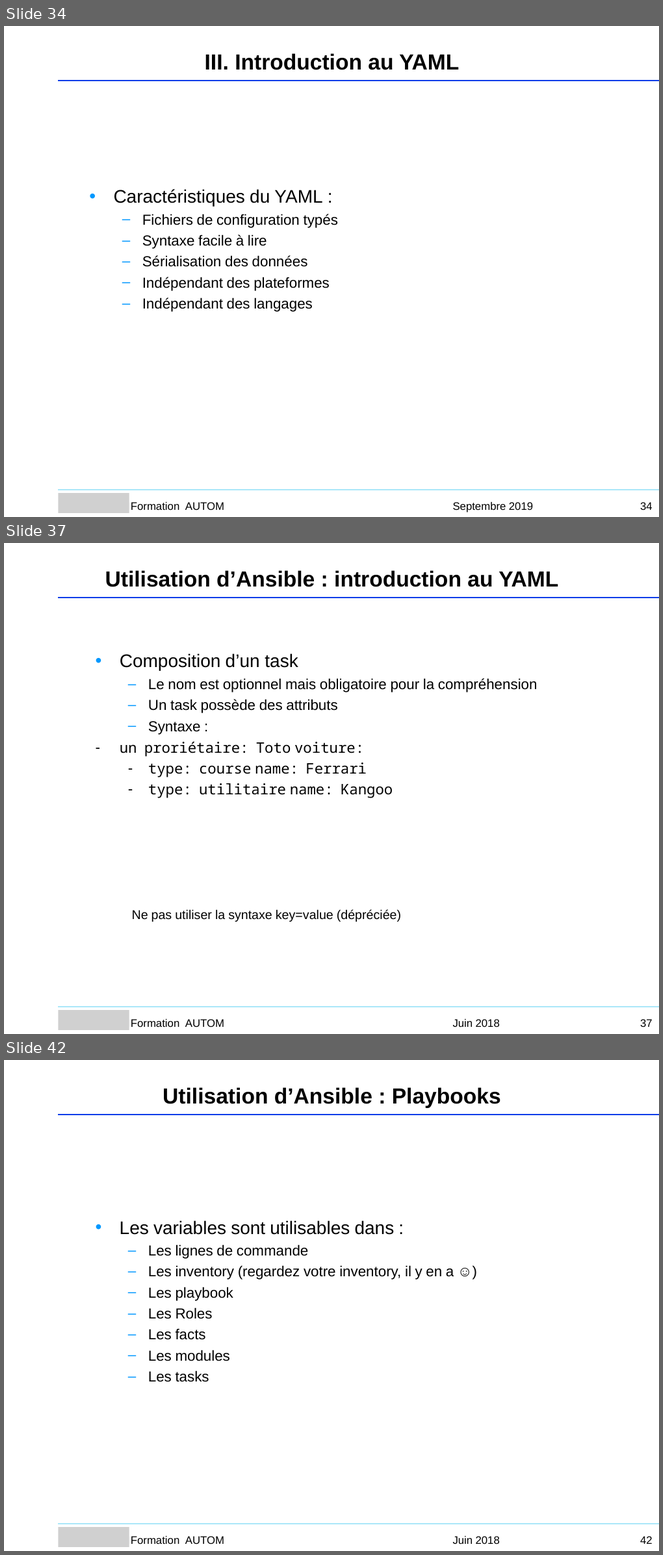
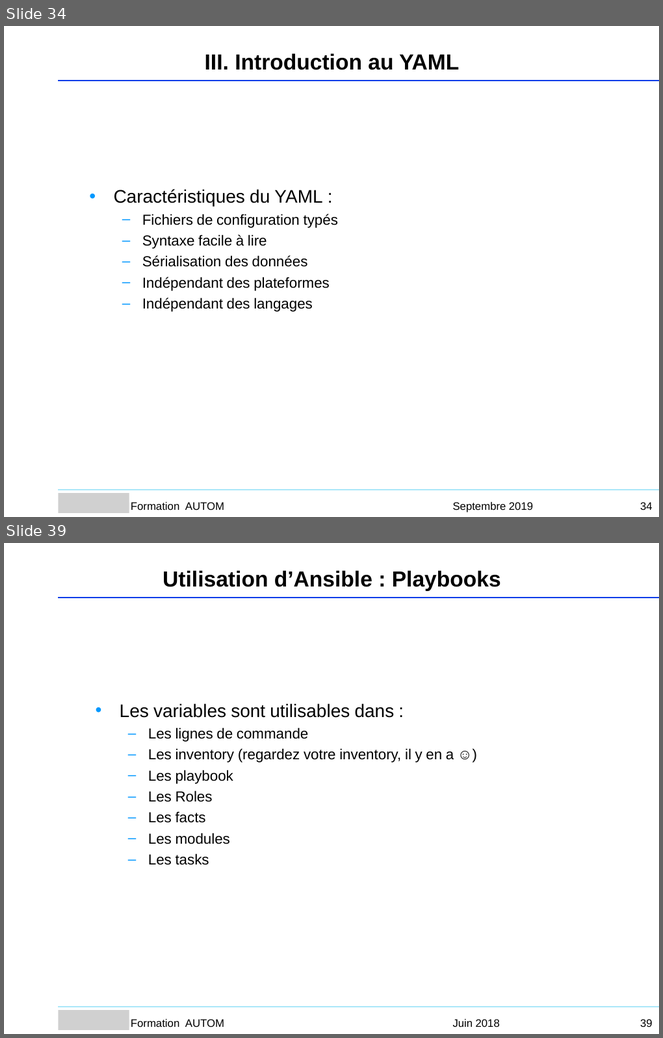
Before and after one commit to Sputnik93/cours_ansible, a slide deck: Ansible_support_cours_AGO.ppt. Shown one above the other, each under a label of ours: slides 34, 37 and 42 before the commit, slides 34 and 39 after it; the slides between them are not shown. The pictures are 663x1555 and 663x1038 pixels, drawn with LibreOffice and Linux fonts; fonts in the diff are those of the drawing; grey boxes stand for pictures; background and template pictures are left out. Boxes give left, top, right and bottom in pixels: in the first picture for what was removed or moved away, otherwise in the second. Text is boxed around its words. In the diff, an @@ line names an element or a change of style, - is before the commit and + after.

```diff
--- a/Ansible_support_cours_AGO.ppt
+++ b/Ansible_support_cours_AGO.ppt
@@ slide 37 removed at box(4, 543, 659, 1034), background #FFFFFF @@
@@ text removed at box(105, 570, 558, 587) @@
-Utilisation d’Ansible : introduction au YAML
@@ freeform shape removed at box(59, 598, 659, 598) @@
@@ text removed at box(120, 653, 538, 798) @@
-• Composition d’un task
-  – Le nom est optionnel mais obligatoire pour la compréhension
-  – Un task possède des attributs
-  – Syntaxe :
-– un proriétaire: Toto voiture:
-  – type: course name: Ferrari
-  – type: utilitaire name: Kangoo
@@ text removed at box(132, 910, 401, 922) @@
-Ne pas utiliser la syntaxe key=value (dépréciée)
@@ freeform shape removed at box(59, 1007, 659, 1007) @@
@@ picture removed at box(59, 1011, 130, 1031) @@
@@ text removed at box(131, 1019, 224, 1027) @@
-Formation AUTOM
@@ text removed at box(453, 1019, 500, 1027) @@
-Juin 2018
@@ page number removed at box(640, 1019, 653, 1027) @@
-37
@@ what was slide 42 is now slide 39 @@
@@ page number at box(640, 1019, 653, 1027): text changed @@
-42
+39
```
Also in this commit, not shown: 1 slide changed, 3 slides added, 5 other slides removed, 1 other file.
